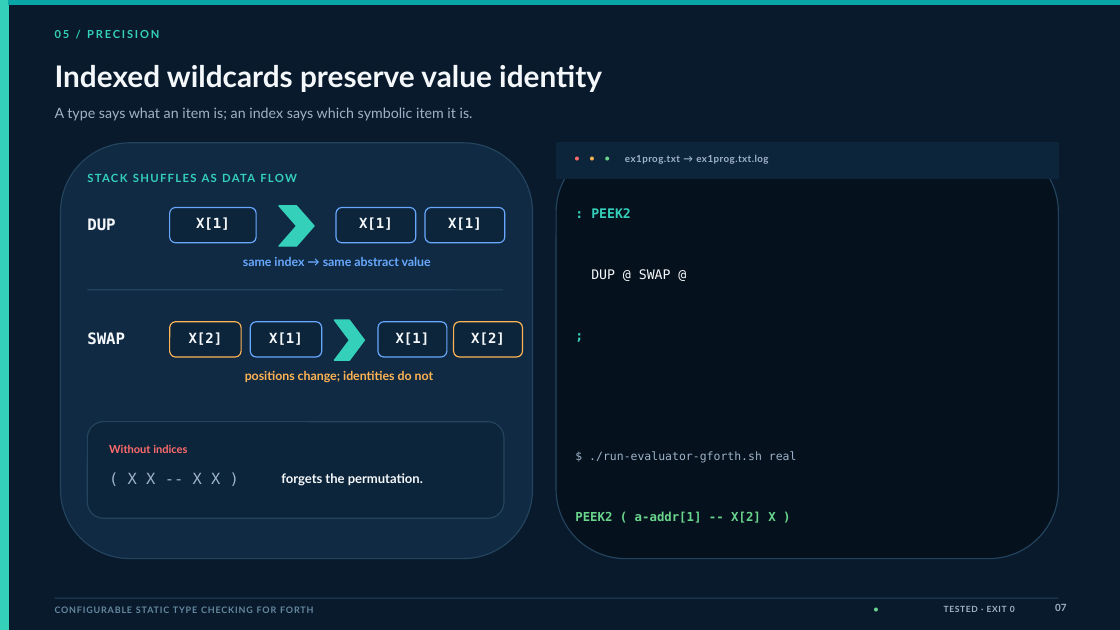
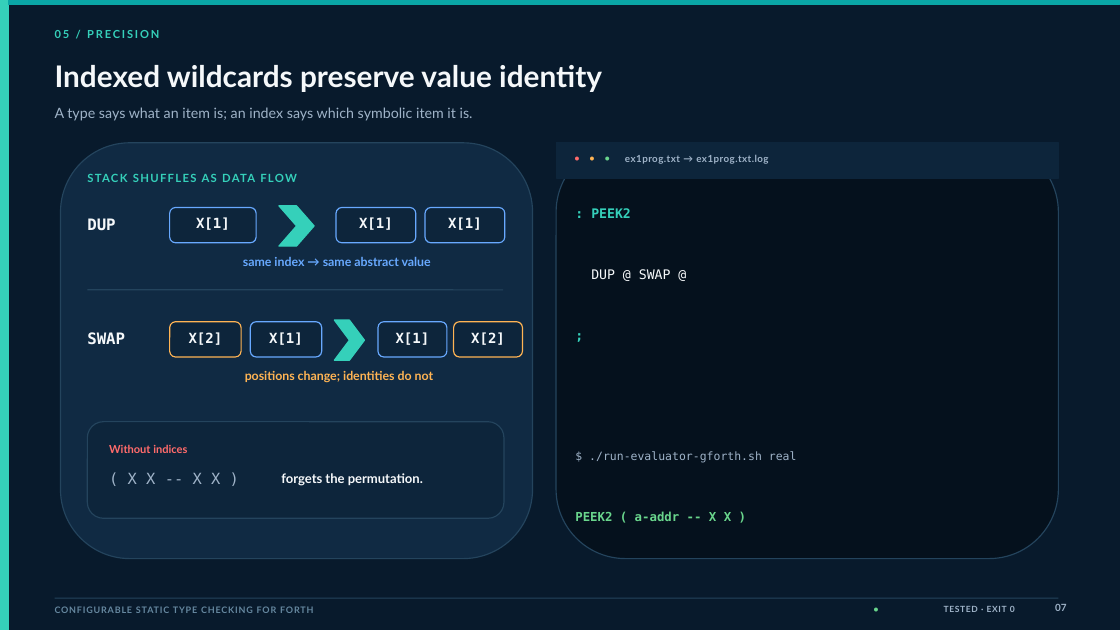
Before and after one commit to jpoial/evaluator, a slide deck: slide 7 of Configurable_Static_Type_Checking_for_Forth_modern.pptx. Drawn at 1120x630 pixels with LibreOffice and Linux fonts; fonts in the diff are those of the drawing. Boxes give left, top, right and bottom in pixels: in the first picture for what was removed or moved away, otherwise in the second. Text is boxed around its words. In the diff, an @@ line names an element or a change of style, - is before the commit and + after.

```diff
--- a/Configurable_Static_Type_Checking_for_Forth_modern.pptx
+++ b/Configurable_Static_Type_Checking_for_Forth_modern.pptx
@@ text at (575, 511, 731, 521): text changed @@
-PEEK2 ( a-addr[1] -- X[2] X )
+PEEK2 ( a-addr -- X X )
```
Also in this commit, not shown: 1 other slide changed, 18 other files.
